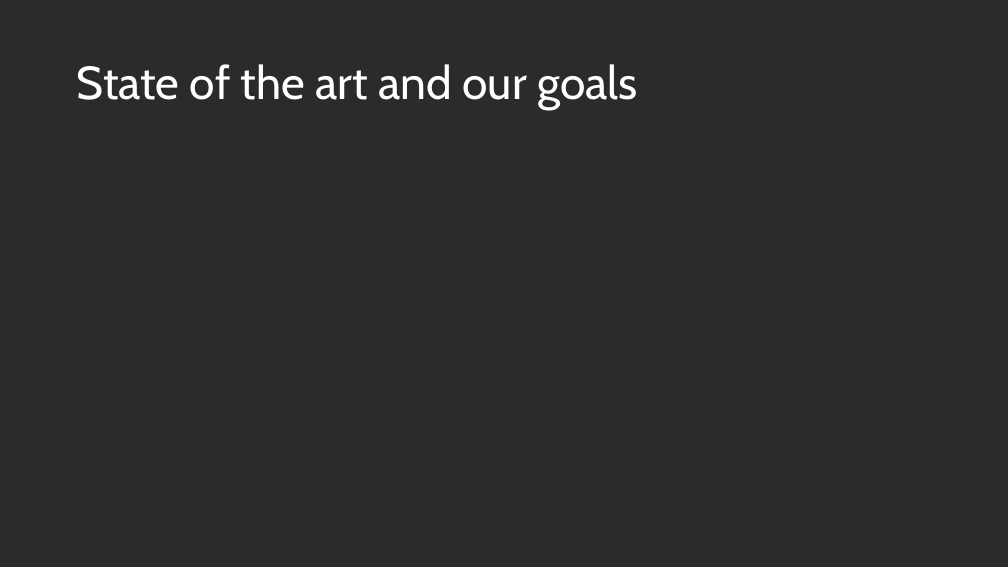
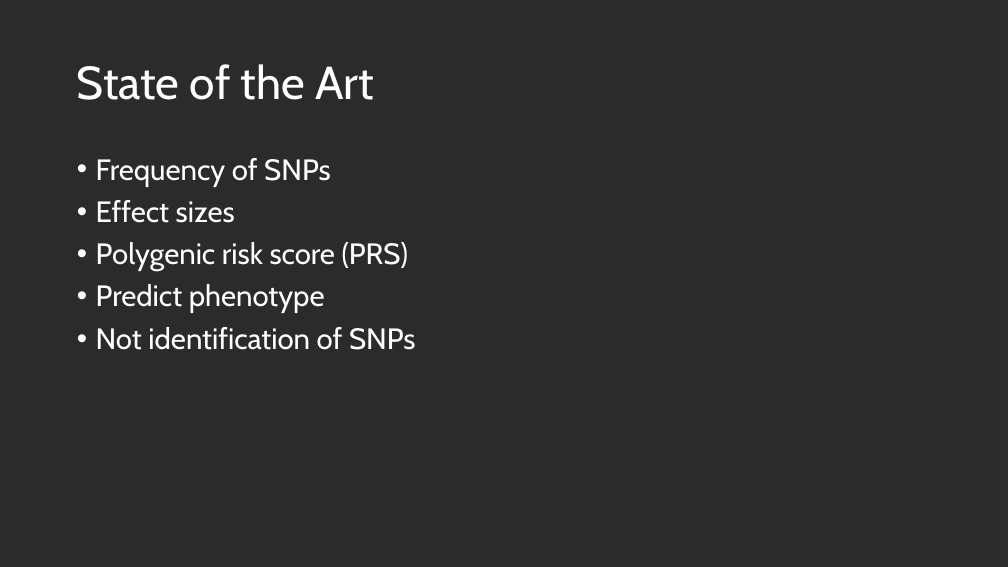
Before and after one commit to us-ja/GWAS_Internship_2025, a slide deck: slide 4 of Presentation/End_of_internship.pptx (slide 5 before the commit). Drawn at 1008x567 pixels with LibreOffice and Linux fonts; fonts in the diff are those of the drawing; background and template pictures are left out; a plain dark background stands for a picture behind light text. Boxes give left, top, right and bottom in pixels: in the first picture for what was removed or moved away, otherwise in the second. Text is boxed around its words. In the diff, an @@ line names an element or a change of style, - is before the commit and + after.

```diff
--- a/Presentation/End_of_internship.pptx
+++ b/Presentation/End_of_internship.pptx
@@ title at <box>77,64,374,100</box>: text changed @@
-State of the art and our goals
+State of the Art
@@ text added at <box>96,158,416,350</box>, 28 pt, text #FFFFFF @@
+• Frequency of SNPs
+• Effect sizes
+• Polygenic risk score (PRS)
+• Predict phenotype
+• Not identification of SNPs
```
Also in this commit, not shown: 4 other slides changed, 3 slides added, 2 slides removed.
